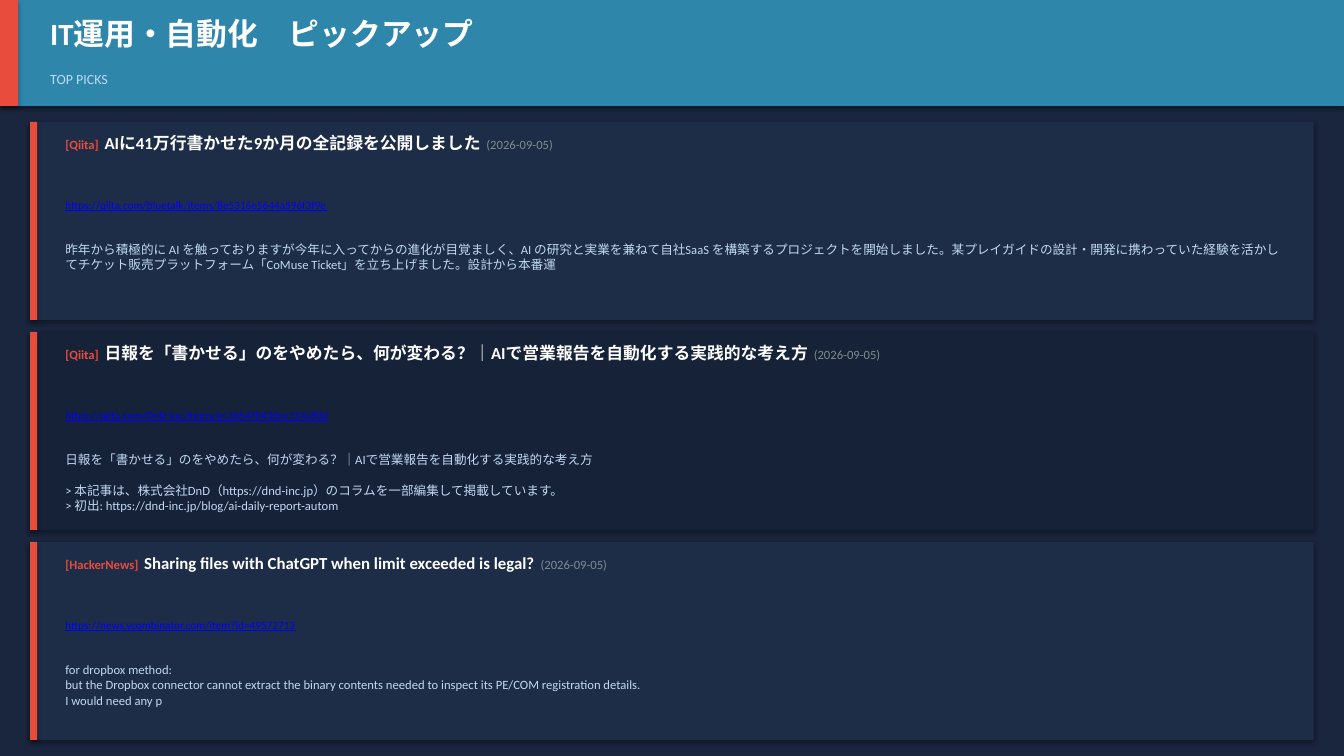
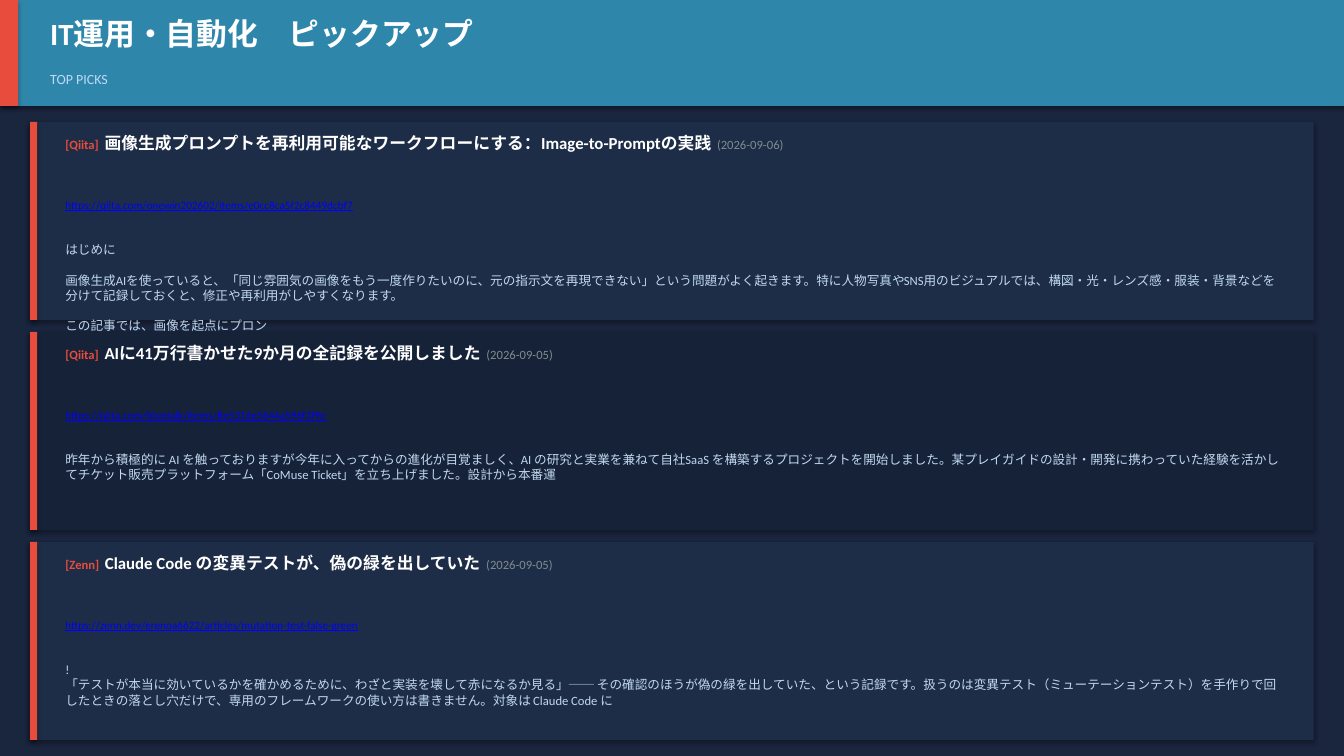
Before and after one commit to h-shoji-jws/ai-news-collector, a slide deck: slide 3 of data/2026-09-05.pptx. Drawn at 1344x756 pixels with LibreOffice and Linux fonts; fonts in the diff are those of the drawing. Boxes give left, top, right and bottom in pixels: in the first picture for what was removed or moved away, otherwise in the second. Text is boxed around its words. In the diff, an @@ line names an element or a change of style, - is before the commit and + after.

Commit message:
Add daily AI news collection: 2026-09-05

```diff
--- a/data/2026-09-05.pptx
+++ b/data/2026-09-05.pptx
@@ text at (65,134,783,152): text changed @@
-[Qiita] AIに41万行書かせた9か月の全記録を公開しました (2026-09-05)
+[Qiita] 画像生成プロンプトを再利用可能なワークフローにする：Image-to-Promptの実践 (2026-09-06)
@@ text at (65,201,352,211): text changed @@
-https://qiita.com/bluetalk/items/8e5316e5644a596f3f9e
+https://qiita.com/onewin202602/items/e0cc8ca5f2c8449dcbf7
@@ text at (65,244,1275,331): text changed @@
-昨年から積極的に AI を触っておりますが今年に入ってからの進化が目覚ましく、AI の研究と実業を兼ねて自社SaaS を構築するプロジェクトを開始しました。某プレイガイドの設計・開発に携わっていた経験を活かしてチケット販売プラットフォーム「CoMuse Ticket」を立ち上げました。設計から本番運
+はじめに
+画像生成AIを使っていると、「同じ雰囲気の画像をもう一度作りたいのに、元の指示文を再現できない」という問題がよく起きます。特に人物写真やSNS用のビジュアルでは、構図・光・レンズ感・服装・背景などを分けて記録しておくと、修正や再利用がしやすくなります。
+この記事では、画像を起点にプロン
@@ text at (65,346,552,361): text changed @@
-[Qiita] 日報を「書かせる」のをやめたら、何が変わる？｜AIで営業報告を自動化する実践的な考え方 (2026-09-05)
+[Qiita] AIに41万行書かせた9か月の全記録を公開しました (2026-09-05)
@@ text at (65,411,326,421): text changed @@
-https://qiita.com/DnD-inc/items/ec266470430ce114c80d
+https://qiita.com/bluetalk/items/8e5316e5644a596f3f9e
@@ text at (65,453,1279,480): text changed @@
-日報を「書かせる」のをやめたら、何が変わる？｜AIで営業報告を自動化する実践的な考え方
-> 本記事は、株式会社DnD（https://dnd-inc.jp）のコラムを一部編集して掲載しています。
-> 初出: https://dnd-inc.jp/blog/ai-daily-report-autom
+昨年から積極的に AI を触っておりますが今年に入ってからの進化が目覚ましく、AI の研究と実業を兼ねて自社SaaS を構築するプロジェクトを開始しました。某プレイガイドの設計・開発に携わっていた経験を活かしてチケット販売プラットフォーム「CoMuse Ticket」を立ち上げました。設計から本番運
@@ text at (65,554,552,571): text changed @@
-[HackerNews] Sharing files with ChatGPT when limit exceeded is legal? (2026-09-05)
+[Zenn] Claude Code の変異テストが、偽の緑を出していた (2026-09-05)
@@ text at (65,621,357,631): text changed @@
-https://news.ycombinator.com/item?id=49572713
+https://zenn.dev/erenoa6622/articles/mutation-test-false-green
@@ text at (65,678,1276,706): text changed @@
-for dropbox method:
-but the Dropbox connector cannot extract the binary contents needed to inspect its PE/COM registration details.
-I would need any p
+!
+「テストが本当に効いているかを確かめるために、わざと実装を壊して赤になるか見る」── その確認のほうが偽の緑を出していた、という記録です。扱うのは変異テスト（ミューテーションテスト）を手作りで回したときの落とし穴だけで、専用のフレームワークの使い方は書きません。対象は Claude Code に
```
Also in this commit, not shown: 22 other slides changed, 1 slide added, 1 slide removed, 1 other file.
